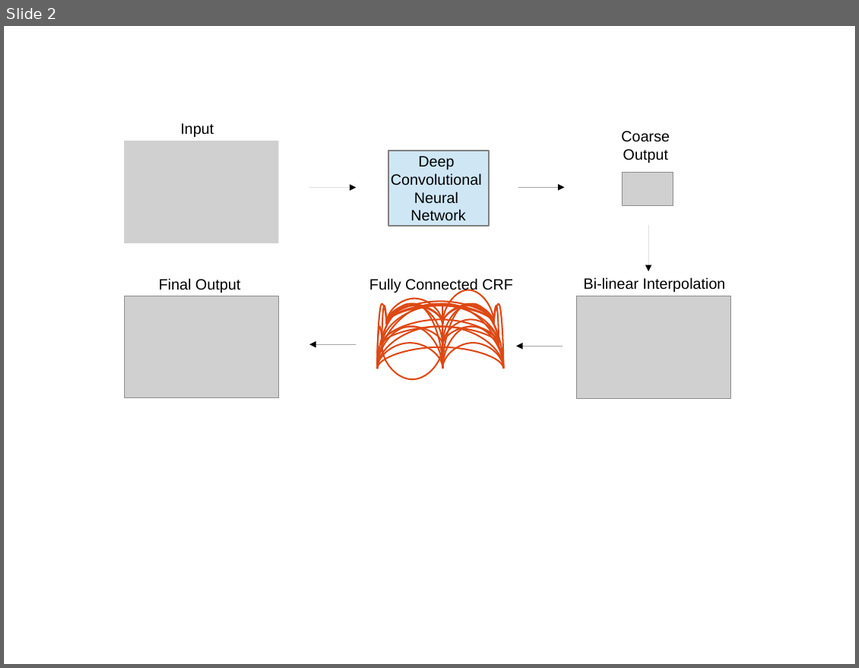
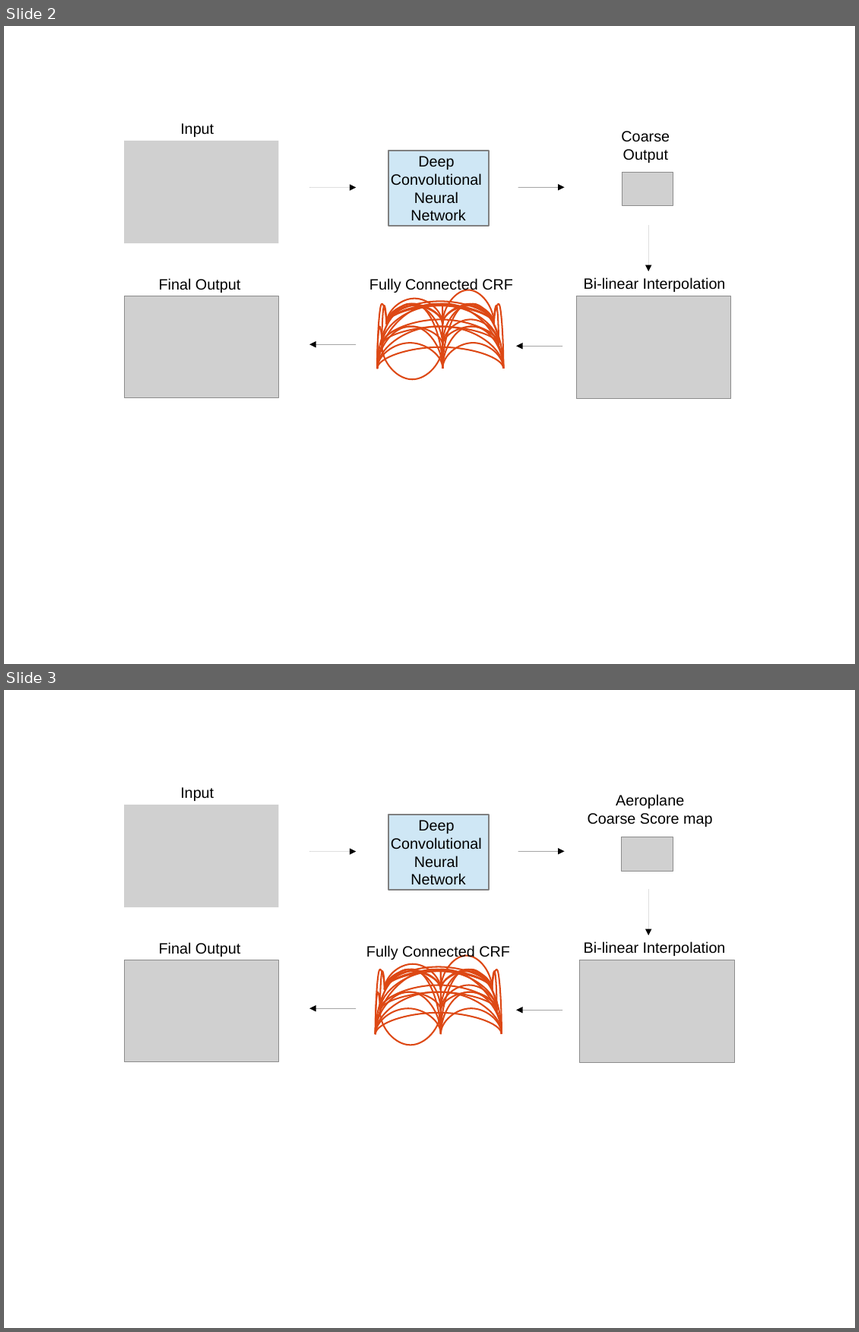
Before and after one commit to TheLegendAli/DeepLab-Context, a slide deck: paper/ICLR/fig/illustrations.odp. Shown one above the other, each under a label of ours: slide 2 before the commit, slides 2 and 3 after it. The pictures are 859x668 and 859x1332 pixels, drawn with LibreOffice and Linux fonts; fonts in the diff are those of the drawing; grey boxes stand for pictures. Boxes give left, top, right and bottom in pixels: in the first picture for what was removed or moved away, otherwise in the second. Text is boxed around its words. In the diff, an @@ line names an element or a change of style, - is before the commit and + after.

```diff
--- a/paper/ICLR/fig/illustrations.odp
+++ b/paper/ICLR/fig/illustrations.odp
@@ slide 3 added at [4, 690, 855, 1328], background #FFFFFF @@
@@ text added at [180, 787, 214, 801], 14 pt, text #000000 @@
+Input
@@ text added at [588, 794, 712, 827], 14 pt, text #000000 @@
+Aeroplane
+Coarse Score map
@@ picture added at [125, 805, 279, 908] @@
@@ rectangle added at [389, 815, 489, 890], fill #CFE7F5, outline #808080 1.45 pt, 14 pt, text #000000 @@
+Deep
+Convolutional
+Neural
+Network
@@ picture added at [622, 837, 674, 872] @@
@@ arrow added from (310, 851) to (356, 851), #000000 0 pt @@
@@ arrow added from (519, 851) to (565, 851), #000000 0 pt @@
@@ arrow added from (649, 889) to (649, 935), #000000 0 pt @@
@@ picture added at [125, 961, 279, 1062] @@
@@ text added at [159, 942, 240, 957], 14 pt, text #000000 @@
+Final Output
@@ text added at [367, 945, 510, 960], 14 pt, text #000000 @@
+Fully Connected CRF
@@ picture added at [580, 961, 734, 1063] @@
@@ text added at [584, 942, 726, 956], 14 pt, text #000000 @@
+Bi-linear Interpolation
@@ group added at [376, 956, 503, 1034]: 33 curved lines @@
@@ arrow added from (356, 1009) to (310, 1009), #000000 0 pt @@
@@ arrow added from (563, 1011) to (517, 1011), #000000 0 pt @@
```
Also in this commit, not shown: 2 other files.
